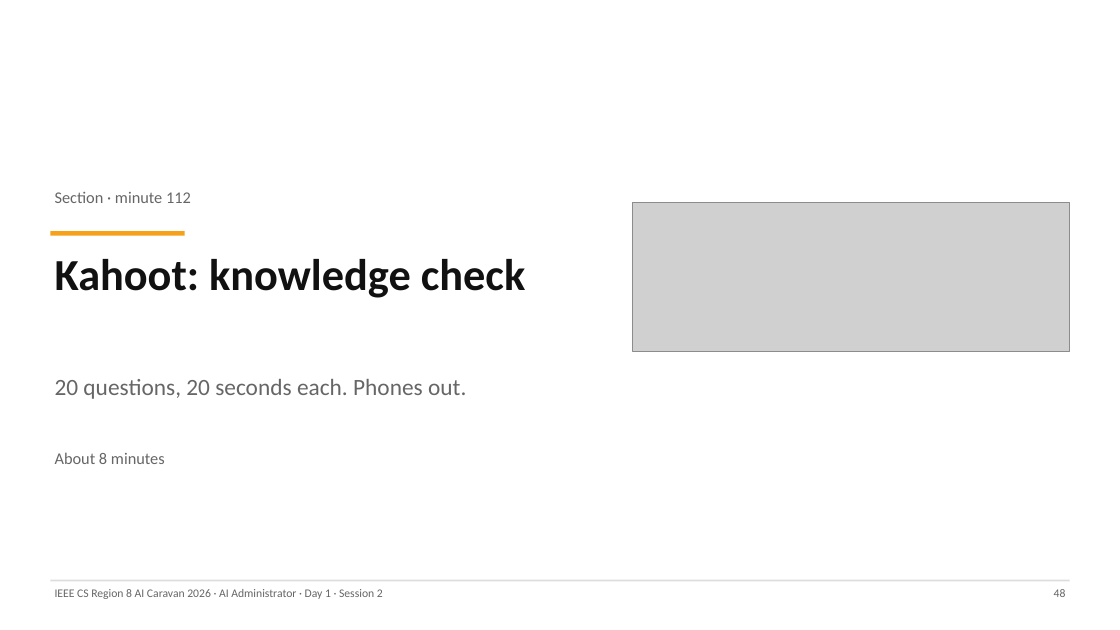
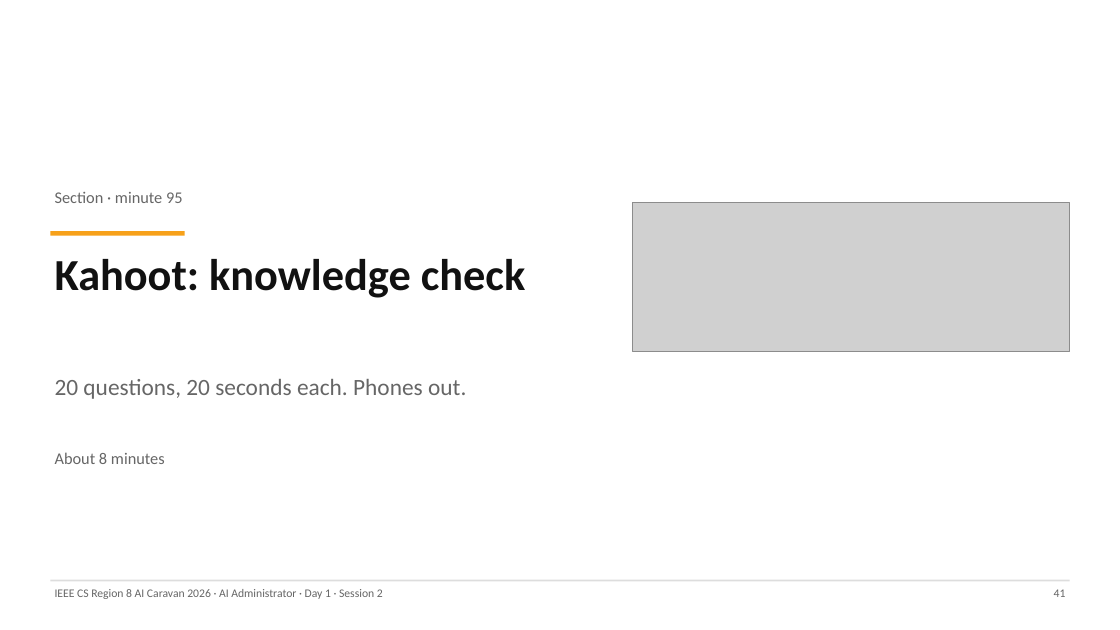
Before and after one commit to abedbanna/snippet-vault, a slide deck: slide 41 of instructor/ai-administrator/out/day1/Day1_S2_Prompting_for_Operators.pptx (slide 48 before the commit). Drawn at 1120x630 pixels with LibreOffice and Linux fonts; fonts in the diff are those of the drawing; grey boxes stand for pictures. Boxes give left, top, right and bottom in pixels: in the first picture for what was removed or moved away, otherwise in the second. Text is boxed around its words. In the diff, an @@ line names an element or a change of style, - is before the commit and + after.

```diff
--- a/instructor/ai-administrator/out/day1/Day1_S2_Prompting_for_Operators.pptx
+++ b/instructor/ai-administrator/out/day1/Day1_S2_Prompting_for_Operators.pptx
@@ text at <box>55,192,183,203</box>: text changed @@
-Section · minute 112
+Section · minute 95
@@ text at <box>1054,589,1066,597</box>: text changed @@
-48
+41
```
Also in this commit, not shown: 9 other slides changed, 2 other files.
